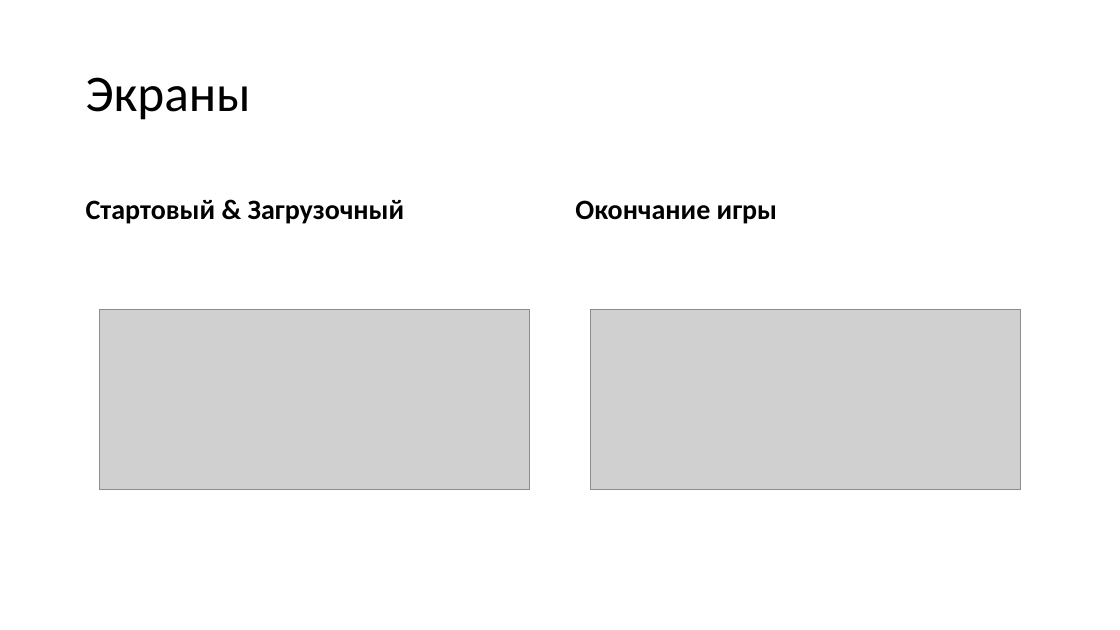
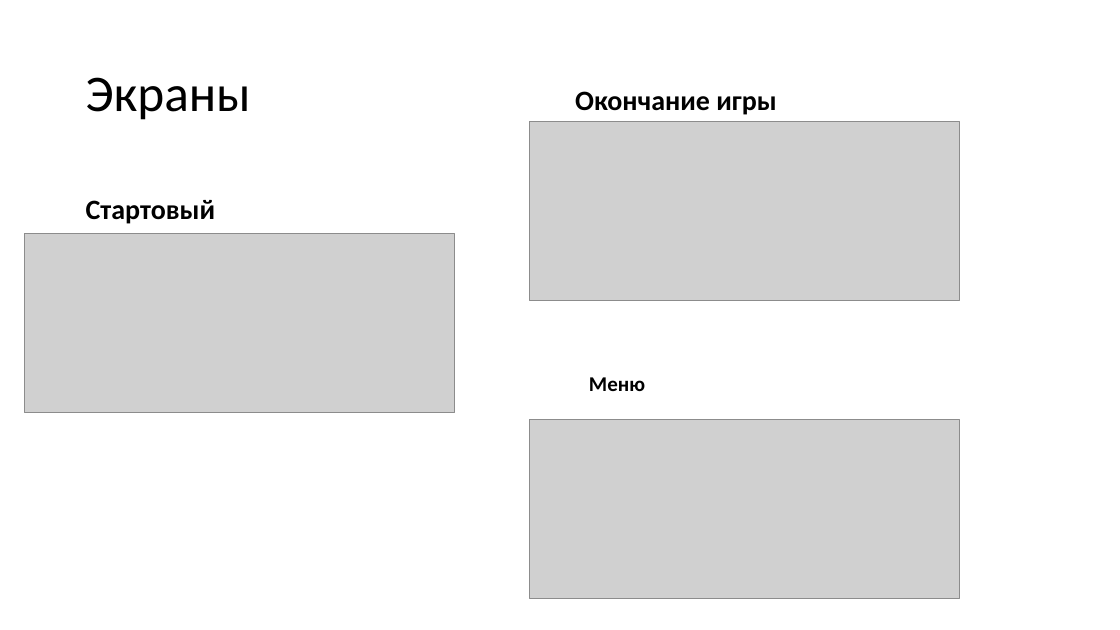
Before and after one commit to Scheise45/projeckt_2, a slide deck: slide 5 of документы/проект2.pptx. Drawn at 1120x630 pixels with LibreOffice and Linux fonts; fonts in the diff are those of the drawing; grey boxes stand for pictures. Boxes give left, top, right and bottom in pixels: in the first picture for what was removed or moved away, otherwise in the second. Text is boxed around its words. In the diff, an @@ line names an element or a change of style, - is before the commit and + after.

```diff
--- a/документы/проект2.pptx
+++ b/документы/проект2.pptx
@@ text "Окончание игры": place and size @@
-text "Окончание игры" at bbox=[575, 200, 777, 224]
+text "Окончание игры" at bbox=[575, 91, 776, 115]
@@ picture: place and size @@
-picture at bbox=[590, 310, 1020, 489]
+picture at bbox=[529, 121, 960, 300]
@@ text at bbox=[86, 200, 216, 224]: text changed @@
-Стартовый & Загрузочный
+Стартовый
@@ picture: place and size @@
-picture at bbox=[99, 310, 529, 489]
+picture at bbox=[24, 234, 455, 413]
@@ text added at bbox=[589, 377, 645, 391], 18 pt, text #000000, bold @@
+Меню
@@ picture added at bbox=[529, 419, 960, 598] @@
```
Also in this commit, not shown: 6 other slides changed, 4 slides removed.
